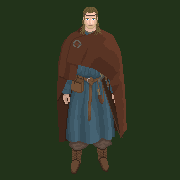
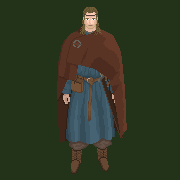
The second w=180, h=180 image is a revision of the first. Changes to its layers:
painted on "baldric" over box(97, 80, 104, 104)
